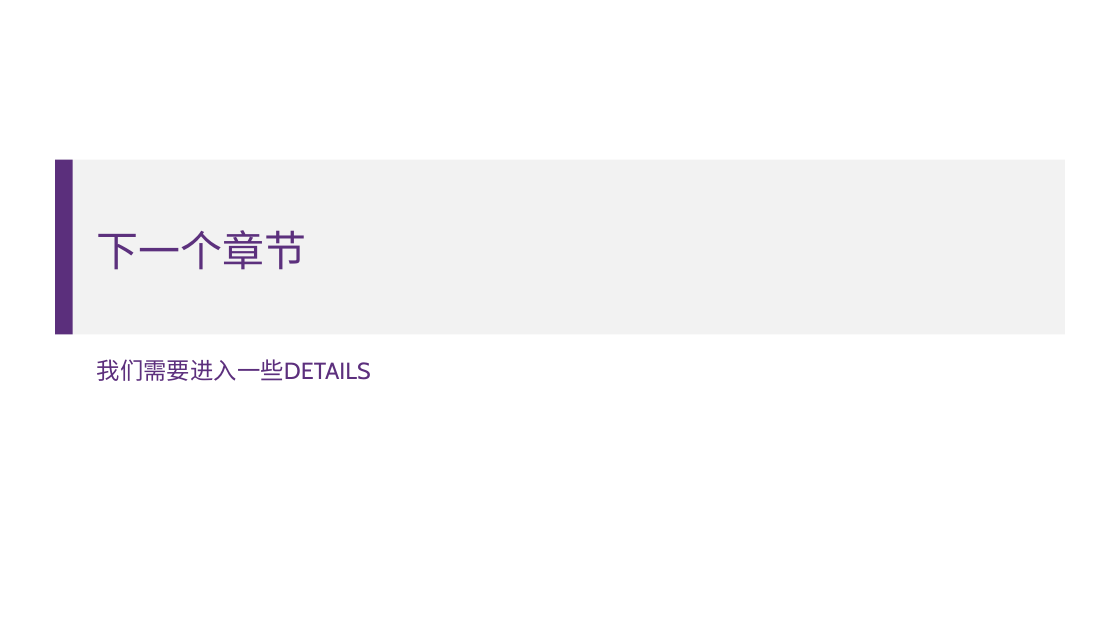
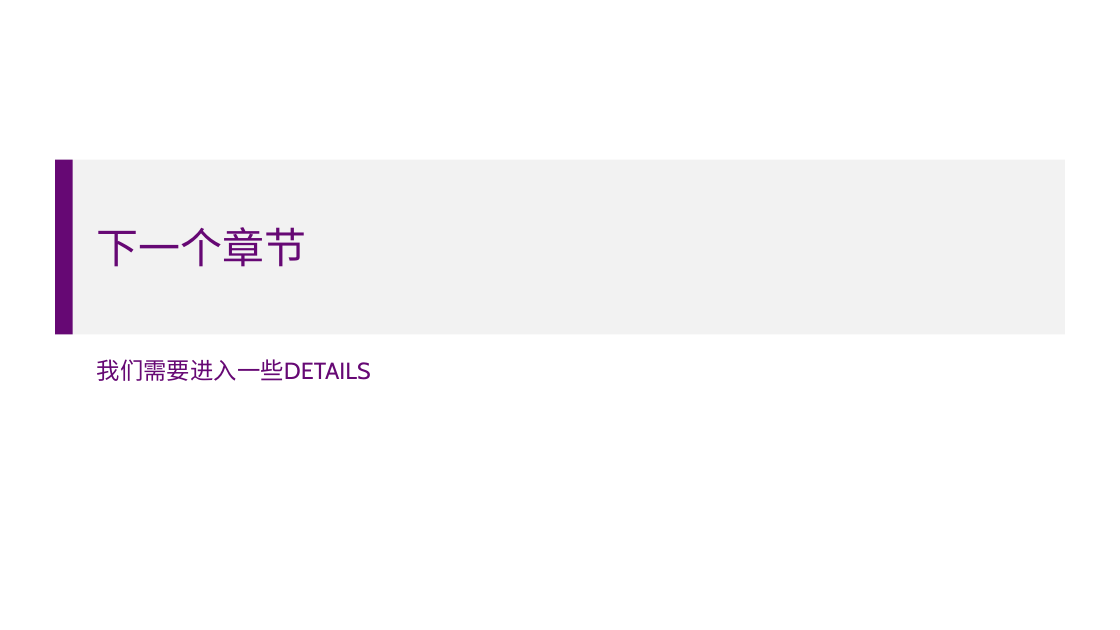
Before and after one commit to atomiechen/THU-PPT-Theme, a slide deck: slide 6 of 清华简约主题-扁平-16-9.pptx. Drawn at 1120x630 pixels with LibreOffice and Linux fonts; fonts in the diff are those of the drawing; background and template pictures are left out. Boxes give left, top, right and bottom in pixels: in the first picture for what was removed or moved away, otherwise in the second. Text is boxed around its words. In the diff, an @@ line names an element or a change of style, - is before the commit and + after.

```diff
--- a/清华简约主题-扁平-16-9.pptx
+++ b/清华简约主题-扁平-16-9.pptx
@@ rectangle at [55, 160, 73, 334]: fill #5B2F7C to #660874 @@
@@ title "下一个章节" at [97, 227, 307, 267]: text colour #5C307D to #660874 @@
@@ subtitle "我们需要进入一些DETAILS" at [97, 359, 371, 381]: text colour #5C2F7D to #660874 @@
```
Also in this commit, not shown: 8 other slides changed, 4 other files.
